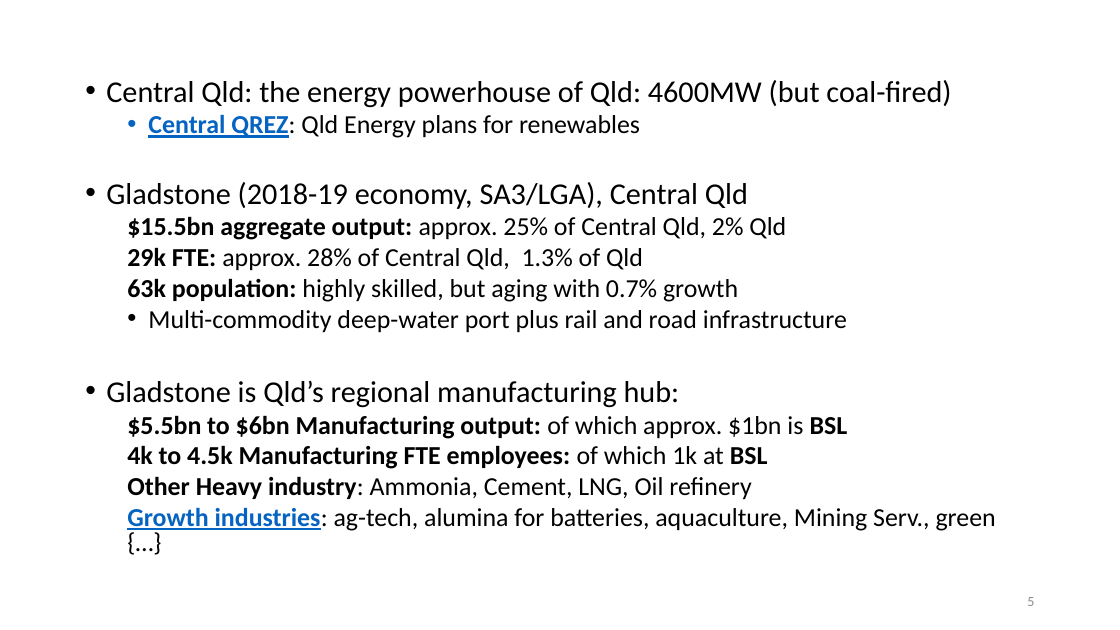
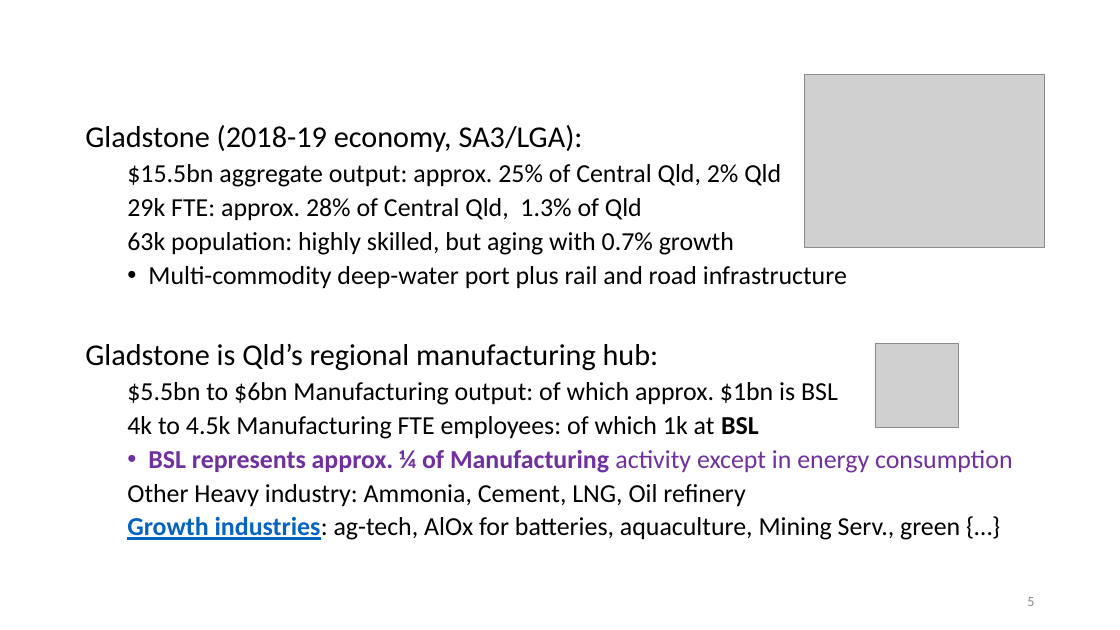
Before and after one commit to patrickocal/gladstone, a slide deck: slide 5 of powerpoint/glad-slides.pptx. Drawn at 1120x630 pixels with LibreOffice and Linux fonts; fonts in the diff are those of the drawing; grey boxes stand for pictures. Boxes give left, top, right and bottom in pixels: in the first picture for what was removed or moved away, otherwise in the second. Text is boxed around its words. In the diff, an @@ line names an element or a change of style, - is before the commit and + after.

```diff
--- a/powerpoint/glad-slides.pptx
+++ b/powerpoint/glad-slides.pptx
@@ picture added at (805,75,1044,248) @@
@@ text at (85,125,583,152): text changed @@
-• Central Qld: the energy powerhouse of Qld: 4600MW (but coal-fired)
-  • Central QREZ: Qld Energy plans for renewables
-• Gladstone (2018-19 economy, SA3/LGA), Central Qld
+Gladstone (2018-19 economy, SA3/LGA):
@@ text at (85,164,847,507): bold off in "$15.5bn aggregate output:", "29k FTE:", "63k population:", "$5.5bn to $6bn Manufacturing output: BSL" and 2 more places; line spacing 0.8 to 0.9; bullet • to none @@
@@ picture added at (875,344,960,428) @@
@@ text at (148,450,1012,473): paragraph added @@
+  • BSL represents approx. ¼ of Manufacturing activity except in energy consumption
@@ text at (127,516,960,540): text changed @@
-  Growth industries: ag-tech, alumina for batteries, aquaculture, Mining Serv., green {…}
+  Growth industries: ag-tech, AlOx for batteries, aquaculture, Mining Serv., green {…}
```
Also in this commit, not shown: 13 other slides changed, 2 slides removed, 2 other files.
